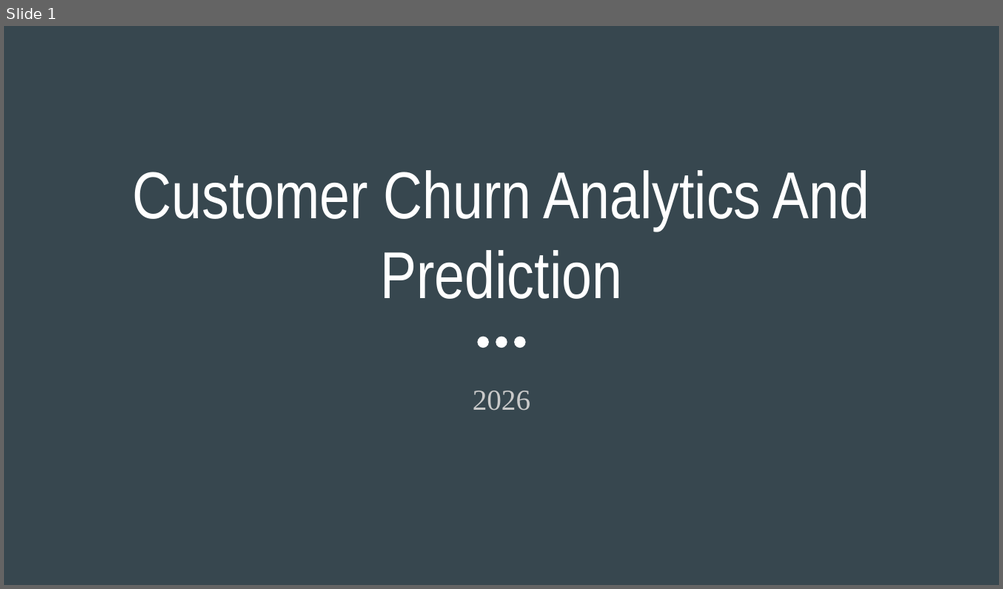
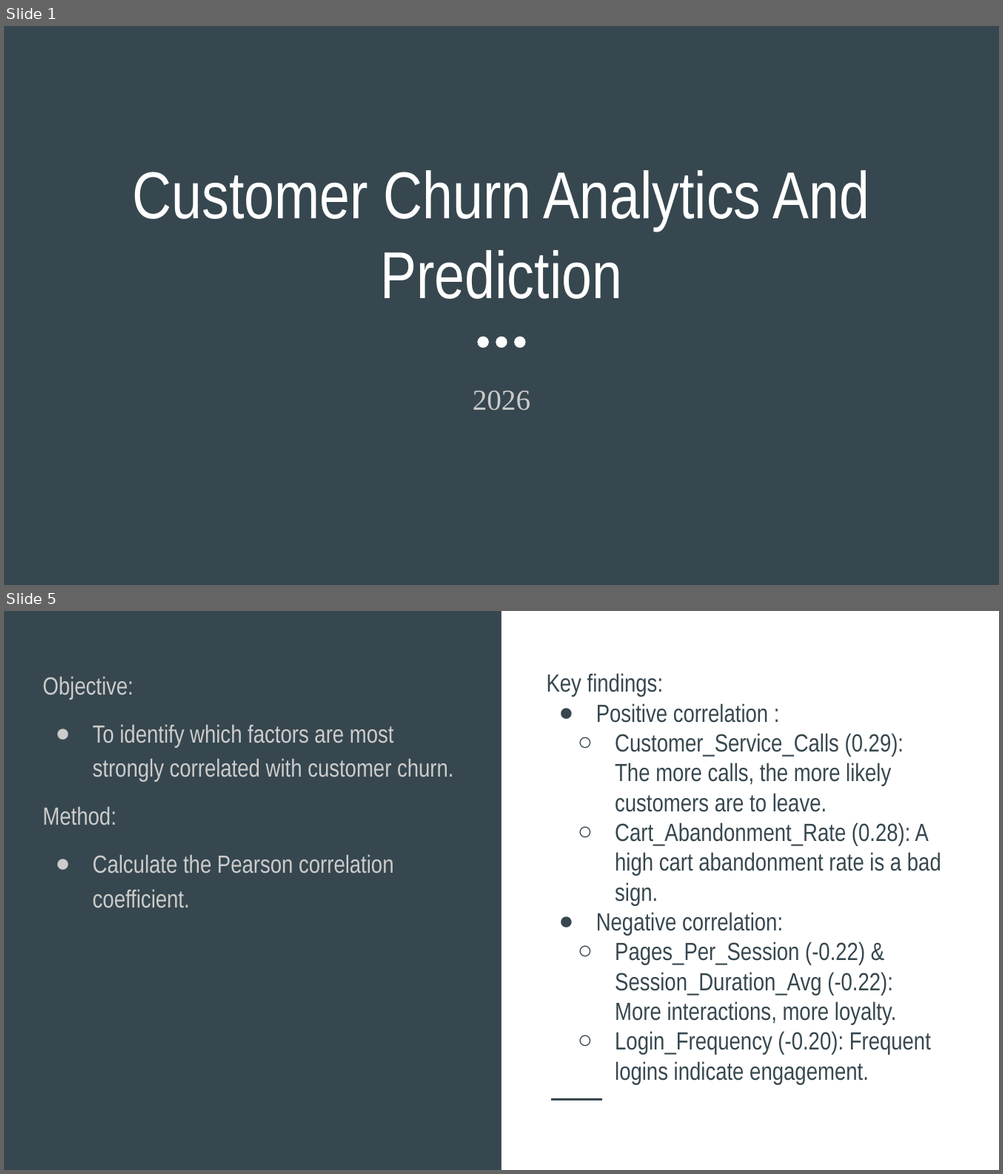
Before and after one commit to TuanNguyenDin/Ecommerce-customer-behavior, a slide deck: Customer Churn Analytics And Prediction.pptx. Shown one above the other, each under a label of ours: slide 1 before the commit, slides 1 and 5 after it; the slides between them are not shown. The pictures are 1003x589 and 1003x1174 pixels, drawn with LibreOffice and Linux fonts; fonts in the diff are those of the drawing. Boxes give left, top, right and bottom in pixels: in the first picture for what was removed or moved away, otherwise in the second. Text is boxed around its words. In the diff, an @@ line names an element or a change of style, - is before the commit and + after.

```diff
--- a/Customer Churn Analytics And Prediction.pptx
+++ b/Customer Churn Analytics And Prediction.pptx
@@ slide 5 added at bbox=[4, 611, 999, 1170], background #37474F @@
@@ rectangle added at bbox=[501, 611, 999, 1170], fill #FFFFFF @@
@@ title added at bbox=[42, 676, 454, 908], 18 pt, text #CCCCCC @@
+Objective:
+● To identify which factors are most strongly correlated with customer churn.
+Method:
+● Calculate the Pearson correlation coefficient.
@@ text added at bbox=[546, 673, 941, 1085], 18 pt, text #37474F @@
+Key findings:
+● Positive correlation :
+  ○ Customer_Service_Calls (0.29): The more calls, the more likely customers are to leave.
+  ○ Cart_Abandonment_Rate (0.28): A high cart abandonment rate is a bad sign.
+● Negative correlation:
+  ○ Pages_Per_Session (-0.22) & Session_Duration_Avg (-0.22): More interactions, more loyalty.
+  ○ Login_Frequency (-0.20): Frequent logins indicate engagement.
@@ line added from (551, 1100) to (602, 1100), #37474F 1.5 pt @@
```
Also in this commit, not shown: 2 slides changed, 5 other slides added, 6 slides removed.
